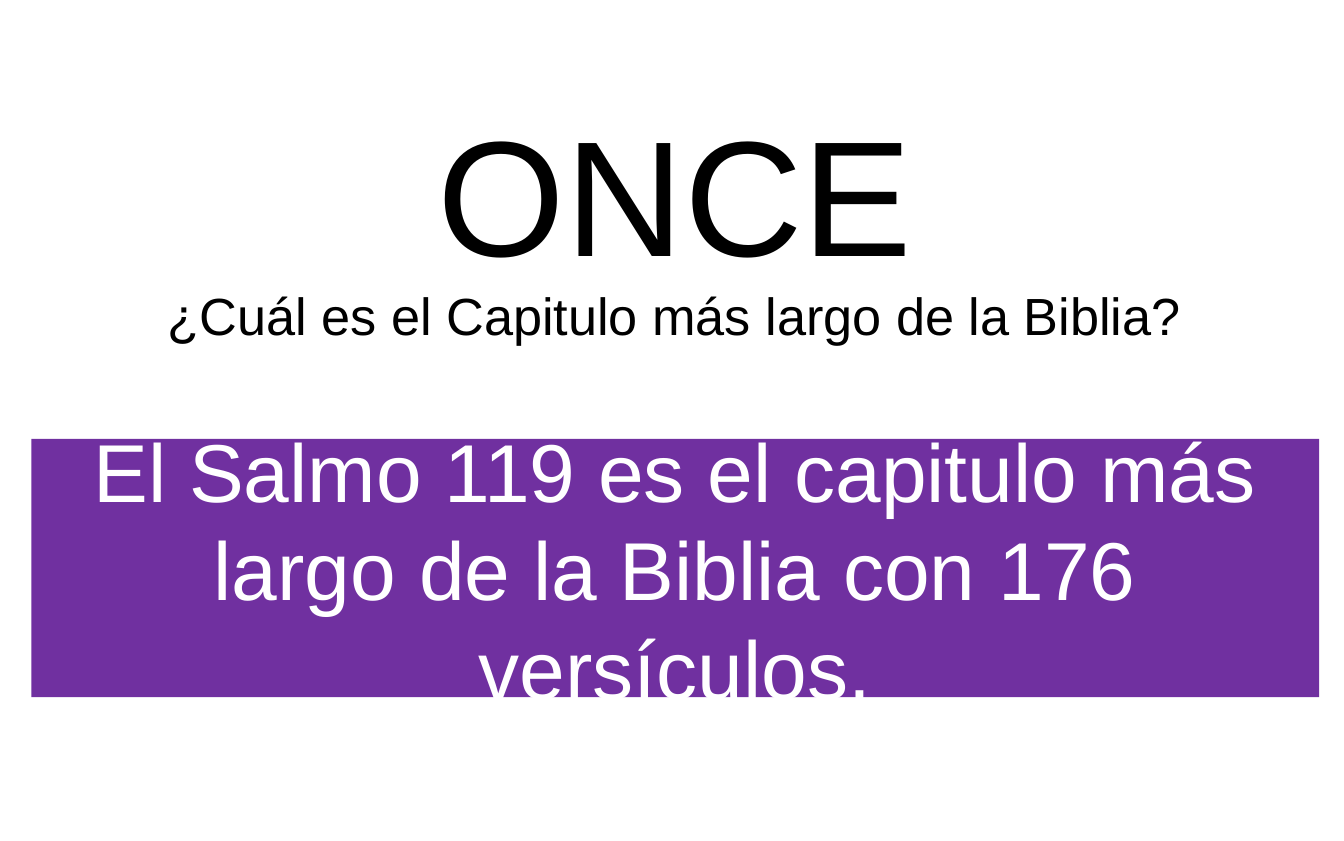
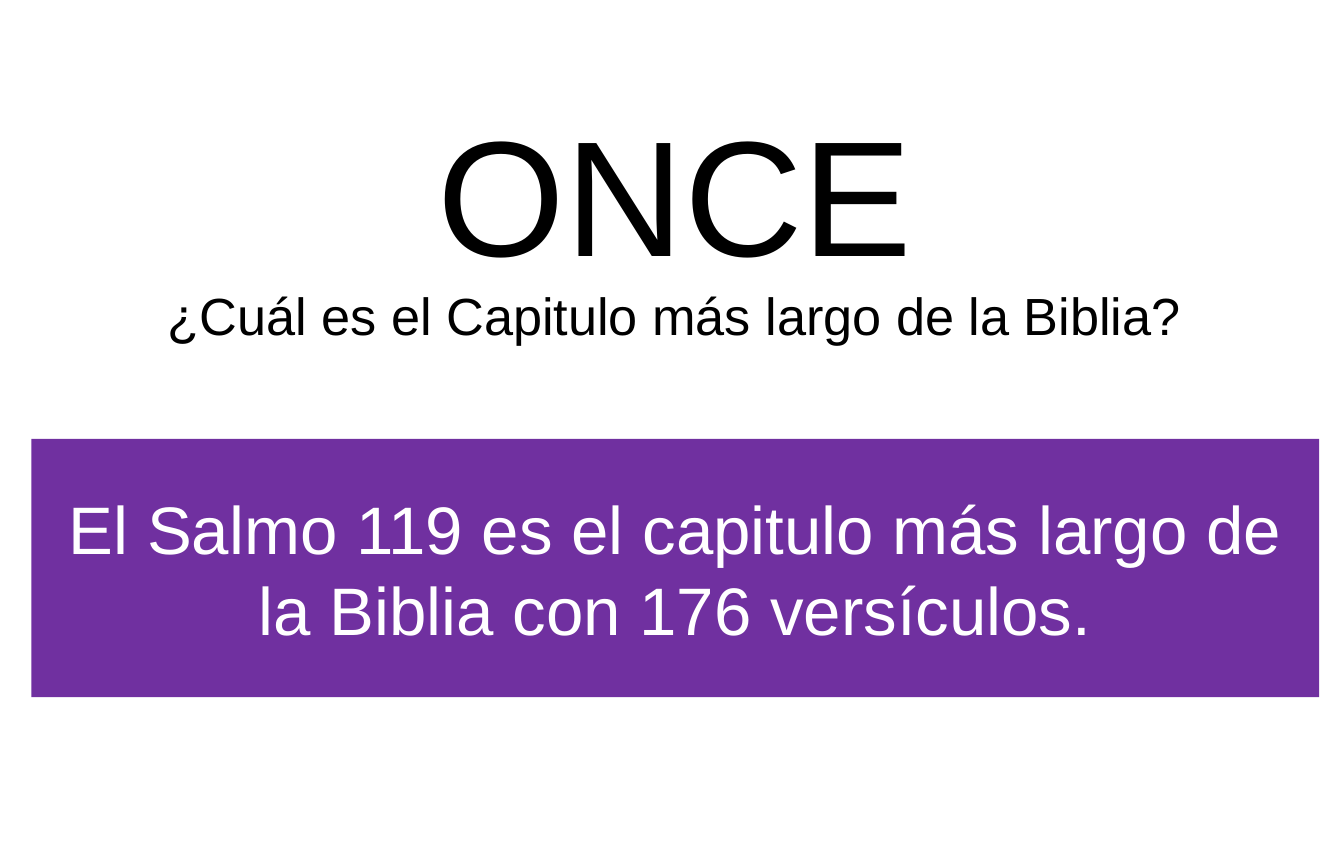
Before and after one commit to CreyTuning/documents, a slide deck: slide 13 of slideshow/Estudios Biblicos/1-Biblia.pptx. Drawn at 1344x841 pixels with LibreOffice and Linux fonts; fonts in the diff are those of the drawing; background and template pictures are left out. Boxes give left, top, right and bottom in pixels: in the first picture for what was removed or moved away, otherwise in the second. Text is boxed around its words. In the diff, an @@ line names an element or a change of style, - is before the commit and + after.

Commit message:
capitulo 4

```diff
--- a/slideshow/Estudios Biblicos/1-Biblia.pptx
+++ b/slideshow/Estudios Biblicos/1-Biblia.pptx
@@ rectangle "El Salmo 119 es el ..." at [31, 439, 1318, 698]: size 44 to 36 pt @@
```
Also in this commit, not shown: 13 other slides changed, 2 other files.
